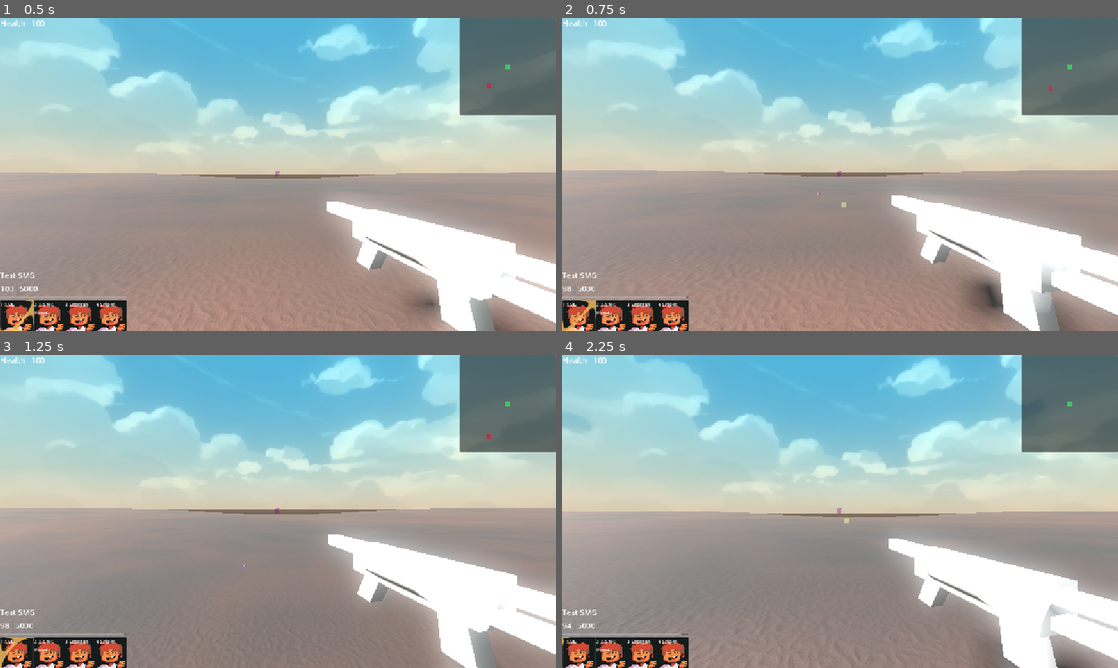
Above: before the commit, frames 1-4 (two rows, left to right).
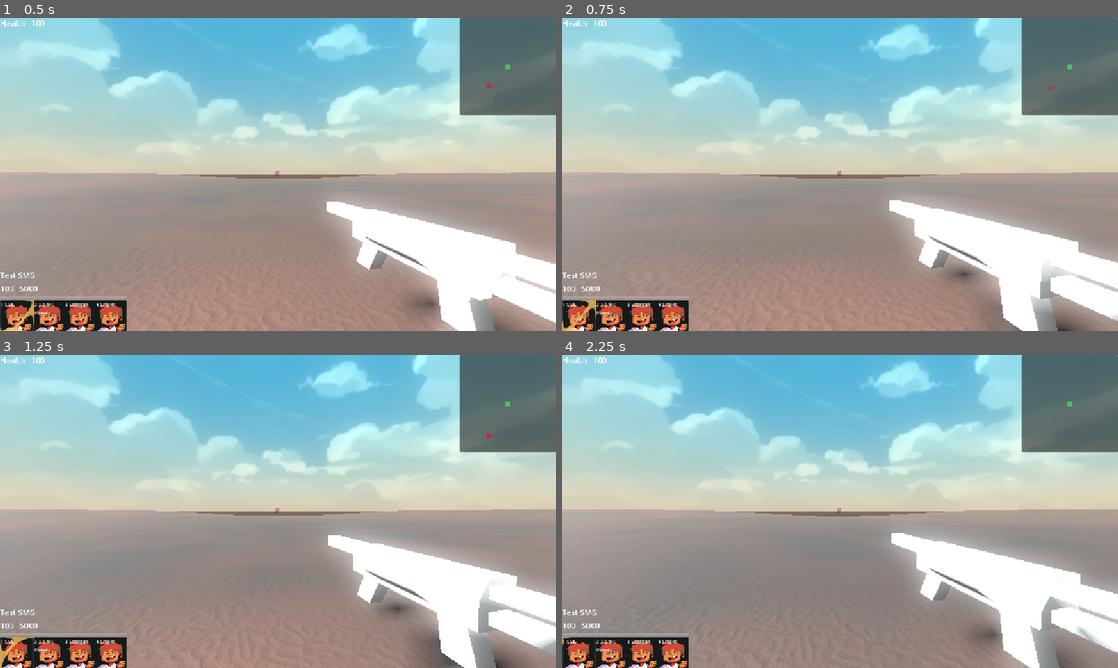
Above: after the commit, the same moments.

Repository: mabanana/FPS-Project-A
Game: Godot game, scene res://GameObjects/test_scene.tscn
Same seed, same stepped clock (60 frames per second), same inputs: the game is played once before the commit and once after it. This scene is started directly instead of the project's main scene.
Inputs (mouse positions are in pixels of both pictures, inside the frame that each line leads up to):
- Up to frame 1 (0.5 s): no input
- Up to frame 2 (0.75 s): tap Enter at 0.5 s; move the mouse to (834, 180) at 0.52 s; hold Up (ui_up) from 0.53 s (still down); tap Shift at 0.6 s; click (834, 180) at 0.67 s
- Up to frame 3 (1.25 s): keep holding Up (ui_up); tap Space at 0.77 s
- Up to frame 4 (2.25 s): keep holding Up (ui_up); move the mouse to (878, 514) at 1.27 s; tap Ctrl at 1.35 s; click (878, 514) at 1.42 s; tap Space at 1.52 s; move the mouse to (795, 508) at 2.02 s; tap E at 2.1 s; click (795, 508) at 2.17 s

Frame 1 is identical in both runs. In frame 2, 5.3% of the frame differs, in the area x 0-100%, y 0-100%; in frame 3, 8.8%; in frame 4, 11%.
Error in both runs: Cannot call method 'queue_free' on a null value. (res://GameObjects/test_scene.gd:46)

Commit message:
Implement pause

Diff:
--- a/project/GameObjects/main_menu.gd
+++ b/project/GameObjects/main_menu.gd
@@ -6,13 +6,27 @@
 # Called when the node enters the scene tree for the first time.
 func _ready():
 	start_button.pressed.connect(start_game)
-
-
-# Called every frame. 'delta' is the elapsed time since the previous frame.
-func _process(delta):
-	pass
+	Signals.event_input_pressed.connect(pause_game)
+	Signals.mouse_capture_toggled.connect(_on_mouse_capture_toggled)
 
 func start_game():
 	scene = load("res://GameObjects/scene1.tscn").instantiate()
 	add_child(scene)
 	start_button.hide()
+
+func pause_game(payload=null):
+	if payload["action"] == InputHandler.PlayerActions.ESC_MENU:
+		if scene.process_mode == Node.PROCESS_MODE_INHERIT:
+			scene.process_mode = Node.PROCESS_MODE_DISABLED
+		else:
+			scene.process_mode = Node.PROCESS_MODE_INHERIT
+
+func _on_mouse_capture_toggled(payload=null):
+	if payload["prev_mode"] == Input.MOUSE_MODE_CAPTURED:
+		Input.set_mouse_mode(Input.MOUSE_MODE_VISIBLE)
+	else:
+		Input.set_mouse_mode(Input.MOUSE_MODE_CAPTURED)
+
+
+func _input(event):
+	InputHandler.handle_input(event)
--- a/project/GameObjects/player.gd
+++ b/project/GameObjects/player.gd
@@ -33,13 +33,6 @@
 
 var jump_cd: Countdown
 var sprint_cd: Countdown
-
-var input_handler: InputHandler
-
-func _init():
-	# TODO make input handler child of game manager instead of player
-	input_handler = InputHandler.new()
-
 
 func _ready():
 	jump_cd = Countdown.new(JUMP_BUFFER)
@@ -66,7 +59,6 @@
 	rotate_object_local(Vector3.UP, -x * MOUSE_SENSITIVITY)
 
 func _input(event: InputEvent):
-	input_handler.handle_input(event)
 	input_dir = Input.get_vector("ui_left", "ui_right", "ui_up", "ui_down")
 
 # Default Godot Template movement
--- a/project/GameObjects/player.tscn
+++ b/project/GameObjects/player.tscn
@@ -107,7 +107,6 @@
 camera = NodePath("HeadJoint/Camera3D")
 gun_slot = NodePath("HeadJoint/GunSlot")
 anim = NodePath("AnimationPlayer")
-fov_multiplier = 0.0
 
 [node name="CollisionShape3D" type="CollisionShape3D" parent="."]
 transform = Transform3D(1, 0, 0, 0, 1, 0, 0, 0, 1, 0, 0.896112, 0)
--- a/project/UI/hud.gd
+++ b/project/UI/hud.gd
@@ -11,6 +11,7 @@
 	Signals.mouse_capture_toggled.connect(_on_mouse_capture_toggled)
 	Signals.gun_swapped.connect(_on_gun_swapped)
 	Signals.event_input_pressed.connect(_on_event_input_pressed)
+	process_mode = Node.PROCESS_MODE_ALWAYS
 
 func update():
 	# Update Weapon HUD
--- a/project/Utils/input_handler.gd
+++ b/project/Utils/input_handler.gd
@@ -1,4 +1,4 @@
-class_name InputHandler
+extends Node
 
 var input_map
 
@@ -60,7 +60,6 @@
 
 func _init():
 	input_map = DEFAULT_INPUT_MAP
-	Signals.mouse_capture_toggled.connect(_on_mouse_capture_toggled)
 
 func handle_input(event: InputEvent) -> void:
 	# TODO: add input uncaptured state for pause screens and inventories
@@ -74,9 +73,9 @@
 			print("ERROR: event mouse button that is neither pressed nor released detected")
 			return
 		sig.emit({
-				"action": input_map[event.button_index],
-				"button_index" : event.button_index
-				})
+			"action": input_map[event.button_index],
+			"button_index" : event.button_index
+			})
 	elif event is InputEventKey and event.keycode in input_map:
 		var sig
 		if event.is_pressed() and !event.is_echo():
@@ -99,9 +98,3 @@
 			})
 	else:
 		prints("InputHandler: unhandled input", event.as_text())
-
-func _on_mouse_capture_toggled(payload=null):
-	if payload["prev_mode"] == Input.MOUSE_MODE_CAPTURED:
-		Input.set_mouse_mode(Input.MOUSE_MODE_VISIBLE)
-	else:
-		Input.set_mouse_mode(Input.MOUSE_MODE_CAPTURED)
--- a/project/project.godot
+++ b/project/project.godot
@@ -24,6 +24,7 @@
 
 Signals="*res://Globals/signals.gd"
 Core="*res://GameSystems/DataModels/core.gd"
+InputHandler="*res://Utils/input_handler.gd"
 
 [display]
 
